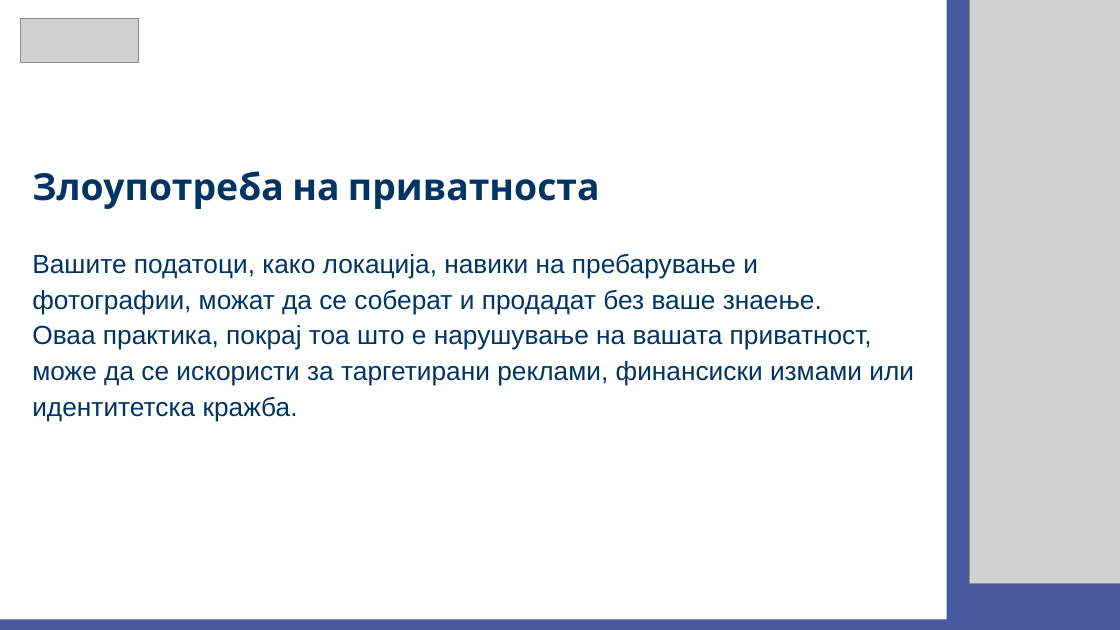
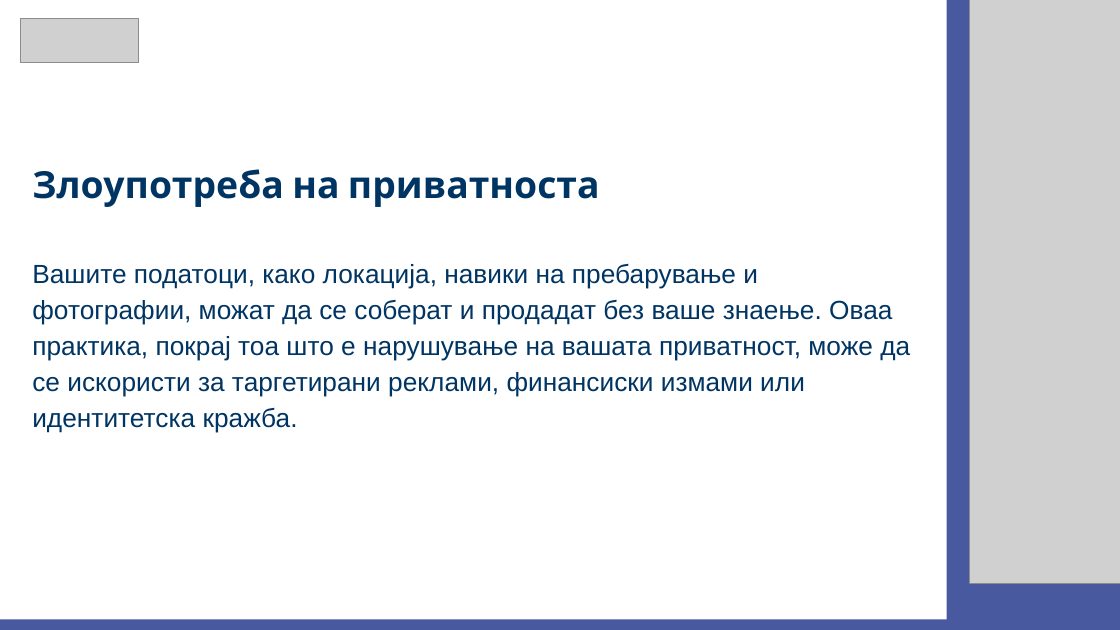
Before and after one commit to Berat02xz/FINKI-Academic-Journey, a slide deck: slide 12 of TP - Team Project/MKSafeNet Presentations/MKSafeNet_YoungAdultsPresentation.pptx (slide 10 before the commit). Drawn at 1120x630 pixels with LibreOffice and Linux fonts; fonts in the diff are those of the drawing; grey boxes stand for pictures. Boxes give left, top, right and bottom in pixels: in the first picture for what was removed or moved away, otherwise in the second. Text is boxed around its words. In the diff, an @@ line names an element or a change of style, - is before the commit and + after.

```diff
--- a/TP - Team Project/MKSafeNet Presentations/MKSafeNet_YoungAdultsPresentation.pptx
+++ b/TP - Team Project/MKSafeNet Presentations/MKSafeNet_YoungAdultsPresentation.pptx
@@ text at <box>32,264,910,433</box>: text changed @@
-Вашите податоци, како локација, навики на пребарување и фотографии, можат да се соберат и продадат без ваше знаење.
-Оваа практика, покрај тоа што е нарушување на вашата приватност, може да се искористи за таргетирани реклами, финансиски измами или идентитетска кражба.
+Вашите податоци, како локација, навики на пребарување и фотографии, можат да се соберат и продадат без ваше знаење. Оваа практика, покрај тоа што е нарушување на вашата приватност, може да се искористи за таргетирани реклами, финансиски измами или идентитетска кражба.
```
Also in this commit, not shown: 9 other slides changed, 8 slides added, 2 other files.
